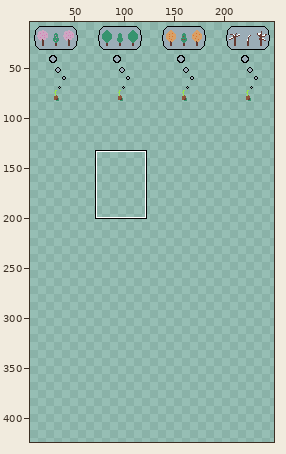
Pixel-art file, stored at assets/images/tree_tileset.aseprite. Above, an overview of the earlier version with the close-up marked.
Close-up. Before:
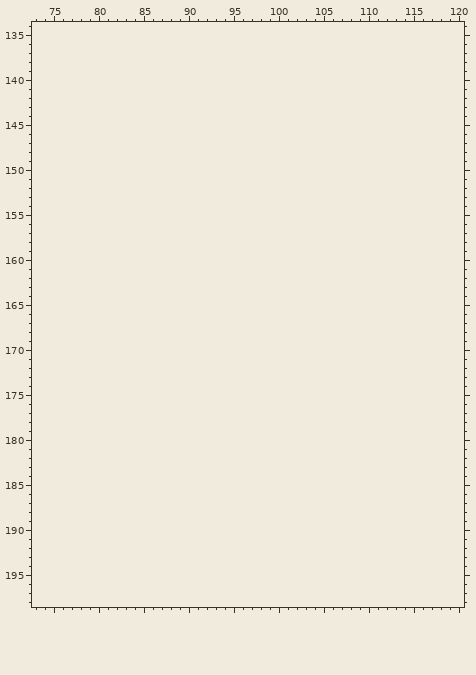
256x112 pixels, 1 frame. Shown: x 73..120, y 134..198. The old version is drawn lined up with the new one, on the new canvas. The wide view leaves out empty margins. The commit also changed other parts of the picture, which this record leaves out.
Palette (. is transparent): 
Pixels before (only the part around the change), first column x 73:
137 ................................................
138 ................................................
139 ................................................
140 ................................................
141 ................................................
142 ................................................
143 ................................................
144 ................................................
145 ................................................
146 ................................................
147 ................................................
148 ................................................
149 ................................................
150 ................................................
151 ................................................
152 ................................................
153 ................................................
154 ................................................
155 ................................................
156 ................................................
157 ................................................
158 ................................................
159 ................................................
160 ................................................
161 ................................................
162 ................................................
163 ................................................
164 ................................................
165 ................................................
166 ................................................
167 ................................................
168 ................................................
169 ................................................
170 ................................................
171 ................................................
172 ................................................
173 ................................................
174 ................................................
175 ................................................
176 ................................................
177 ................................................
178 ................................................
179 ................................................
180 ................................................
181 ................................................
182 ................................................
183 ................................................
184 ................................................
185 ................................................
186 ................................................
187 ................................................
188 ................................................
189 ................................................
190 ................................................
191 ................................................
192 ................................................
193 ................................................
194 ................................................
195 ................................................
196 ................................................
197 ................................................
198 ................................................
After the commit:
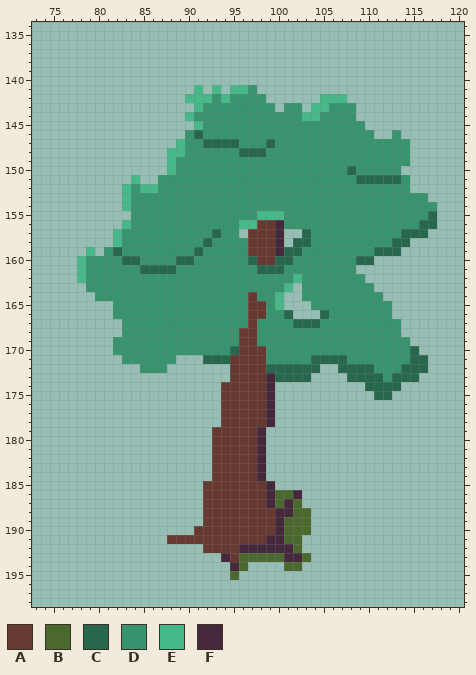
Colours new in this view: A #663931  B #4b692f  C #27674d  D #37946e  E #46b889  F #45283c
Edits made:
canvas 256x112 -> 256x448
Changed rows in their new state; - is an unchanged pixel.
first column x 78:
141 -------------E-E-EED--------------------
142 ------------EEEDEDDDD------EEE----------
143 -------------EDDDDDDDD-DD-EEDDD---------
144 ------------EDDDDDDDDDDDDEEDDDD---------
145 -------------EDDDDDDDDDDDDDDDDDD--------
146 ------------DCDDDDDDDDDDDDDDDDDDD--D----
147 -----------EDDCCCCDDDCDDDDDDDDDDDDDDD---
148 ----------EEDDDDDDCCCDDDDDDDDDDDDDDDD---
149 ----------EDDDDDDDDDDDDDDDDDDDDDDDDDD---
150 ----------EDDDDDDDDDDDDDDDDDDDCDDDDD----
151 ------E--DDDDDDDDDDDDDDDDDDDDDDCCCCCD---
152 -----EDEEDDDDDDDDDDDDDDDDDDDDDDDDDDDD---
153 -----EDDDDDDDDDDDDDDDDDDDDDDDDDDDDDDDDD-
154 -----EDDDDDDDDDDDDDDDDDDDDDDDDDDDDDDDDDD
155 ------DDDDDDDDDDDDDDEEEDDDDDDDDDDDDDDDDC
156 -----EDDDDDDDDDDDDEEAAFDDDDDDDDDDDDDDDCC
157 ----EDDDDDDDDDDCDD-AAAF--CDDDDDDDDDDCCC-
158 ----EDDDDDDDDDCDDDDAAAF-CCDDDDDDDDDCC---
159 -E-DCDDDDDDDDCDDDDDAAAFCCDDDDDDDDCCC----
160 EDDDDCCDDDDCCDDDDDDCAACCDDDDDDDCC-------
161 EDDDDDDCCCCDDDDDDDDDCCCDDDDDDDD---------
162 EDDDDDDDDDDDDDDDDDDDDDDDEDDDDDDD--------
163 -DDDDDDDDDDDDDDDDDDDDDDE-DDDDDDDD-------
164 --DDDDDDDDDDDDDDDDDADDE--DDDDDDDDD------
165 ----DDDDDDDDDDDDDDDAADE---DDDDDDDDD-----
166 ----DDDDDDDDDDDDDDDAADDC---CDDDDDDD-----
167 -----DDDDDDDDDDDDDDADDDDCCCDDDDDDDDD----
168 -----DDDDDDDDDDDDDAADDDDDDDDDDDDDDDD----
169 ----DDDDDDDDDDDDDDAADDDDDDDDDDDDDDDDD---
170 ----DDDDDDDDDDDDDCAAADDDDDDDDDDDDDDDDC--
171 -----DDDDDD---CCCAAAADDDDDCCCCDDDDDDDCC-
172 -------DDD-------AAAACCCCCC--CCCCDDDCCC-
173 -----------------AAAAFCCCC----CCCCDCCC--
174 ----------------AAAAAF----------CCCC----
175 ----------------AAAAAF-----------CC-----
176 ----------------AAAAAF------------------
177 ----------------AAAAAF------------------
178 ----------------AAAAAF------------------
179 ---------------AAAAAF-------------------
180 ---------------AAAAAF-------------------
181 ---------------AAAAAF-------------------
182 ---------------AAAAAF-------------------
183 ---------------AAAAAF-------------------
184 ---------------AAAAAF-------------------
185 --------------AAAAAAAF------------------
186 --------------AAAAAAAFBBF---------------
187 --------------AAAAAAAFBFB---------------
188 --------------AAAAAAAAFFBB--------------
189 --------------AAAAAAAAFBBB--------------
190 -------------AAAAAAAAAFBBB--------------
191 ----------AAAAAAAAAAAFFBB---------------
192 --------------AAAAFFFFFFB---------------
193 ----------------FABBBBBFFB--------------
194 -----------------FB----BB---------------
195 -----------------B----------------------
Pixel boxes of the changes (left, top, right, bottom) in both close-ups:
added: (77, 85, 437, 580)
